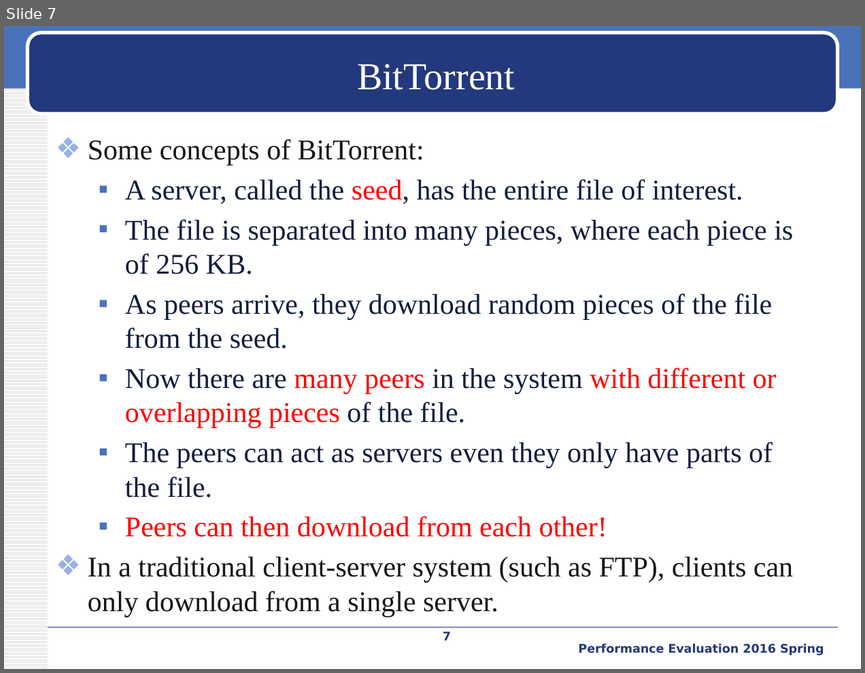
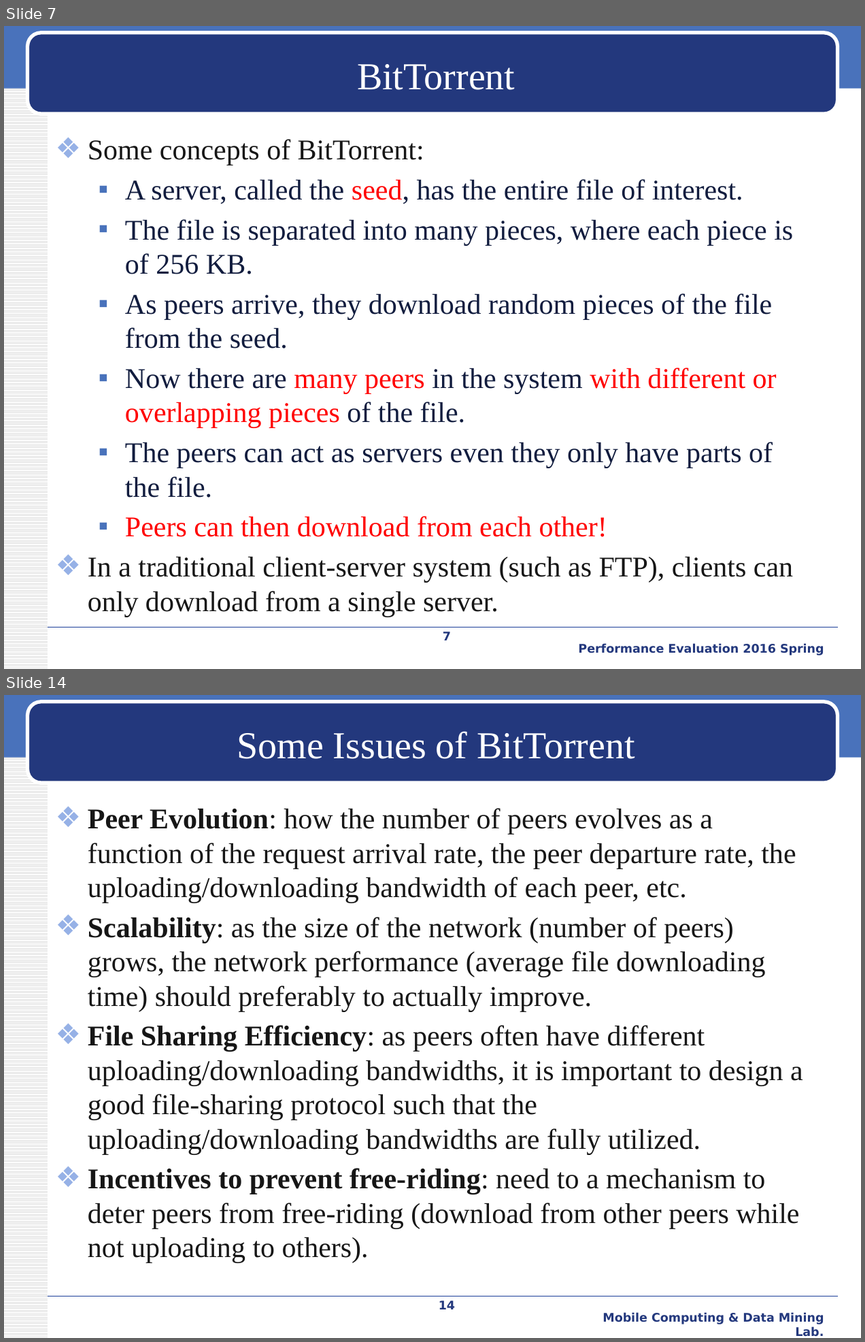
Before and after one commit to iamyuanchung/PE_104_2, a slide deck: final/BT-like-peer2peer.pptx. Shown one above the other, each under a label of ours: slide 7 before the commit, slides 7 and 14 after it; the slides between them are not shown. The pictures are 865x673 and 865x1342 pixels, drawn with LibreOffice and Linux fonts; fonts in the diff are those of the drawing; background and template pictures are left out. Boxes give left, top, right and bottom in pixels: in the first picture for what was removed or moved away, otherwise in the second. Text is boxed around its words. In the diff, an @@ line names an element or a change of style, - is before the commit and + after.

```diff
--- a/final/BT-like-peer2peer.pptx
+++ b/final/BT-like-peer2peer.pptx
@@ slide 14 added at (x1=4, y1=695, x2=861, y2=1338), background #FFFFFF; not listed: 4 template elements that a slide beside it also shows @@
@@ title added at (x1=237, y1=731, x2=634, y2=759), 32 pt, text #FFFFFF @@
+Some Issues of BitTorrent
@@ text added at (x1=88, y1=808, x2=803, y2=1263), 24 pt, text #161616 @@
+❖ Peer Evolution: how the number of peers evolves as a function of the request arrival rate, the peer departure rate, the uploading/downloading bandwidth of each peer, etc.
+❖ Scalability: as the size of the network (number of peers) grows, the network performance (average file downloading time) should preferably to actually improve.
+❖ File Sharing Efficiency: as peers often have different uploading/downloading bandwidths, it is important to design a good file-sharing protocol such that the uploading/downloading bandwidths are fully utilized.
+❖ Incentives to prevent free-riding: need to a mechanism to deter peers from free-riding (download from other peers while not uploading to others).
@@ page number added at (x1=439, y1=1300, x2=455, y2=1309), 10 pt, text #23387D, bold @@
+14
@@ text added at (x1=602, y1=1312, x2=824, y2=1336), 10 pt, text #23387D, bold @@
+Mobile Computing & Data Mining Lab.
```
Also in this commit, not shown: 1 slide changed, 5 other slides added, 2 other files.
